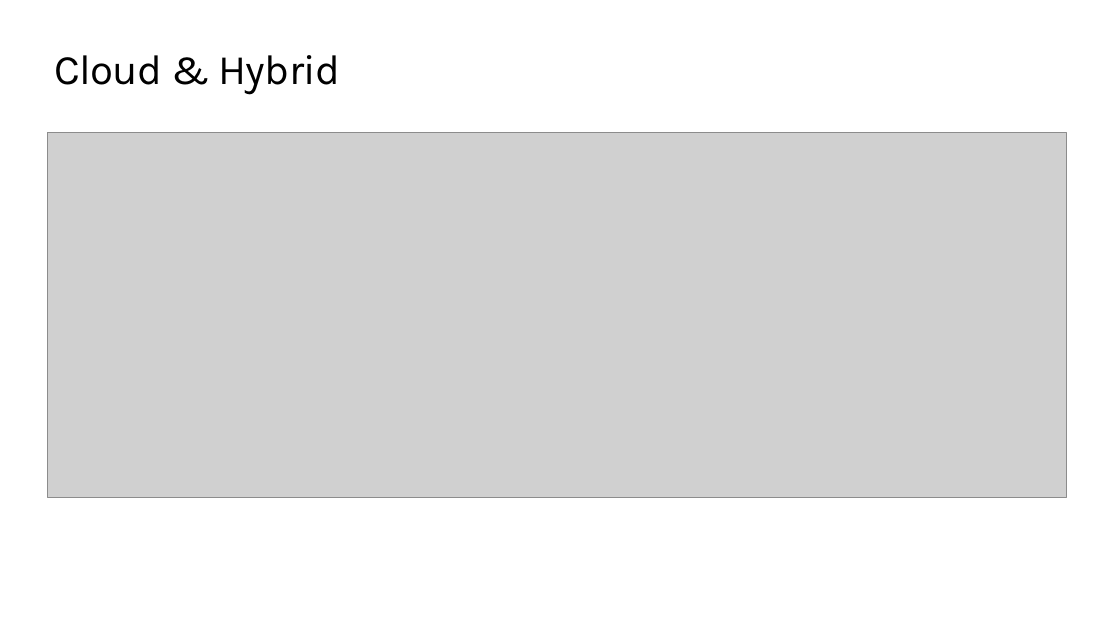
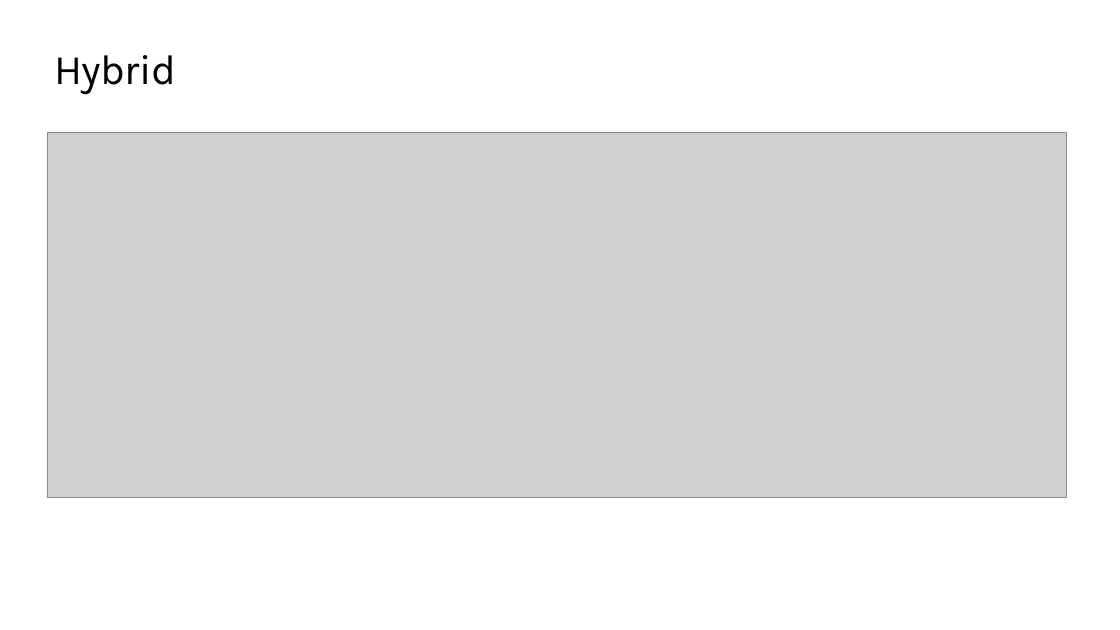
Before and after one commit to anantakjena/events, a slide deck: slide 8 of Ignite the Tour 2020 London/AzureAdisnotAd/AzureADisnotAD.pptx (slide 7 before the commit). Drawn at 1120x630 pixels with LibreOffice and Linux fonts; fonts in the diff are those of the drawing; grey boxes stand for pictures; background and template pictures are left out. Boxes give left, top, right and bottom in pixels: in the first picture for what was removed or moved away, otherwise in the second. Text is boxed around its words. In the diff, an @@ line names an element or a change of style, - is before the commit and + after.

```diff
--- a/Ignite the Tour 2020 London/AzureAdisnotAd/AzureADisnotAD.pptx
+++ b/Ignite the Tour 2020 London/AzureAdisnotAd/AzureADisnotAD.pptx
@@ title at box(54, 55, 176, 95): text changed @@
-Cloud & Hybrid
+Hybrid
```
Also in this commit, not shown: 5 other slides changed, 3 slides added, 1 slide removed, 1 other file.
